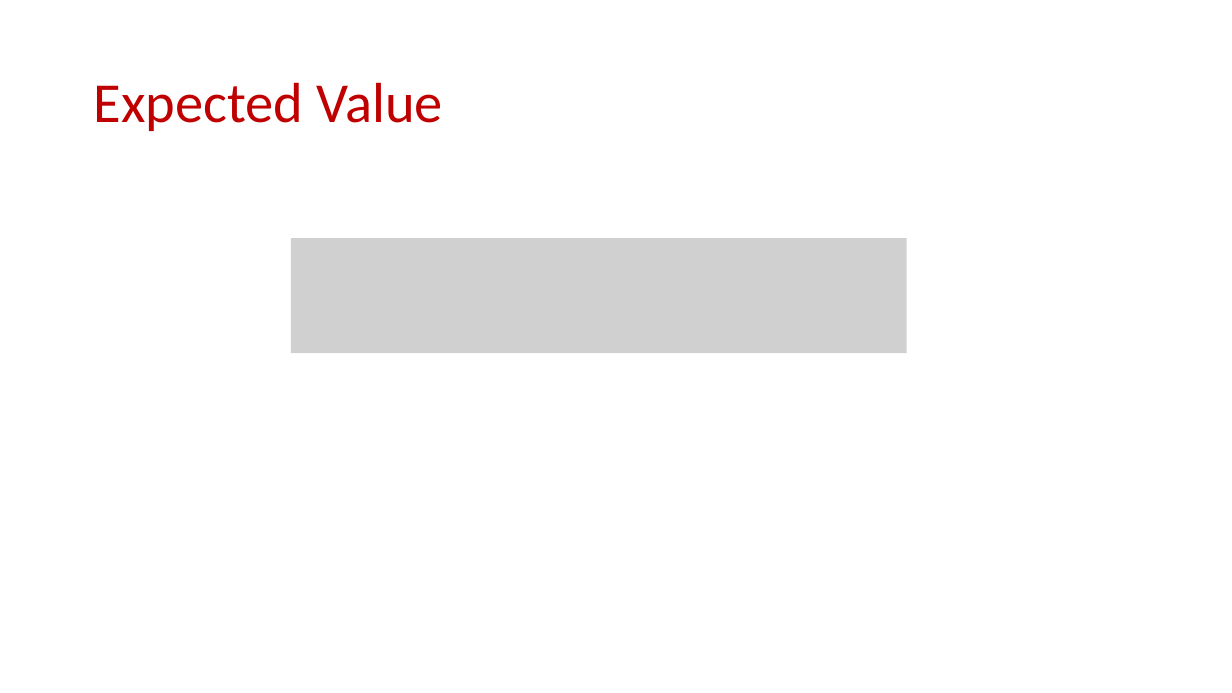
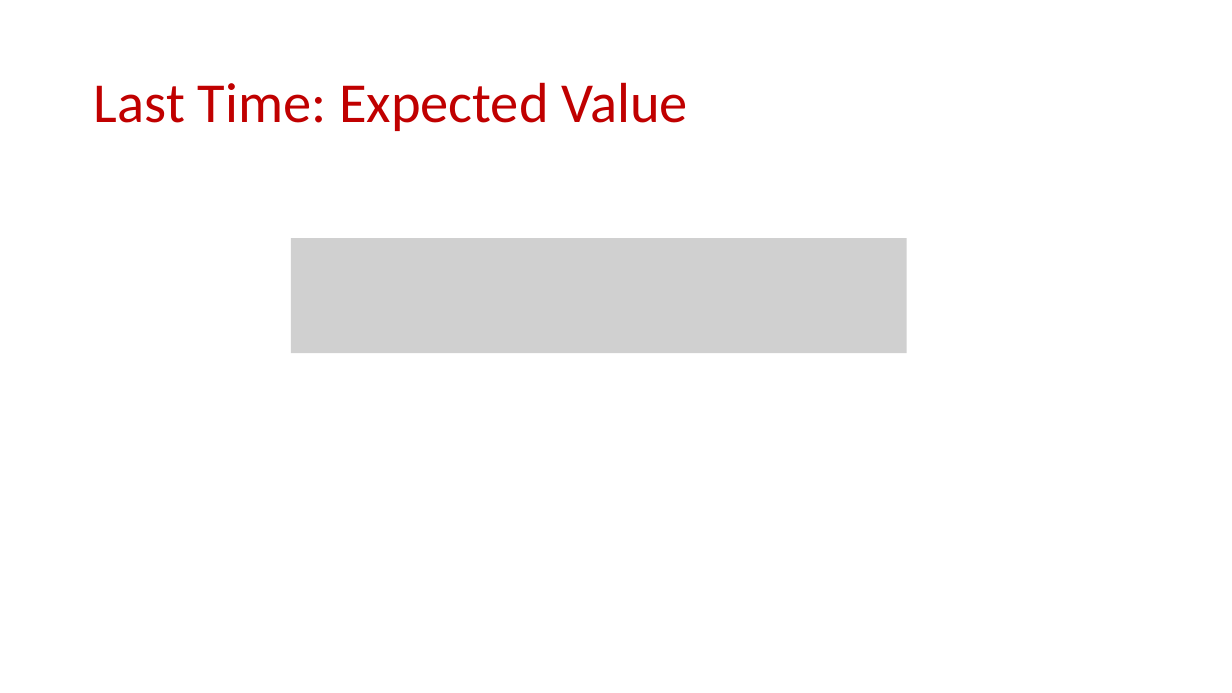
Before and after one commit to samsonzhou/samsonzhou.github.io, a slide deck: slide 4 of CSCE689-23/L4.pptx. Drawn at 1232x693 pixels with LibreOffice and Linux fonts; fonts in the diff are those of the drawing; grey boxes stand for pictures. Boxes give left, top, right and bottom in pixels: in the first picture for what was removed or moved away, otherwise in the second. Text is boxed around its words. In the diff, an @@ line names an element or a change of style, - is before the commit and + after.

```diff
--- a/CSCE689-23/L4.pptx
+++ b/CSCE689-23/L4.pptx
@@ title at (x1=94, y1=82, x2=688, y2=131): text changed @@
-Expected Value
+Last Time: Expected Value
```
Also in this commit, not shown: 1 other slide changed, 3 slides added, 1 other file.
